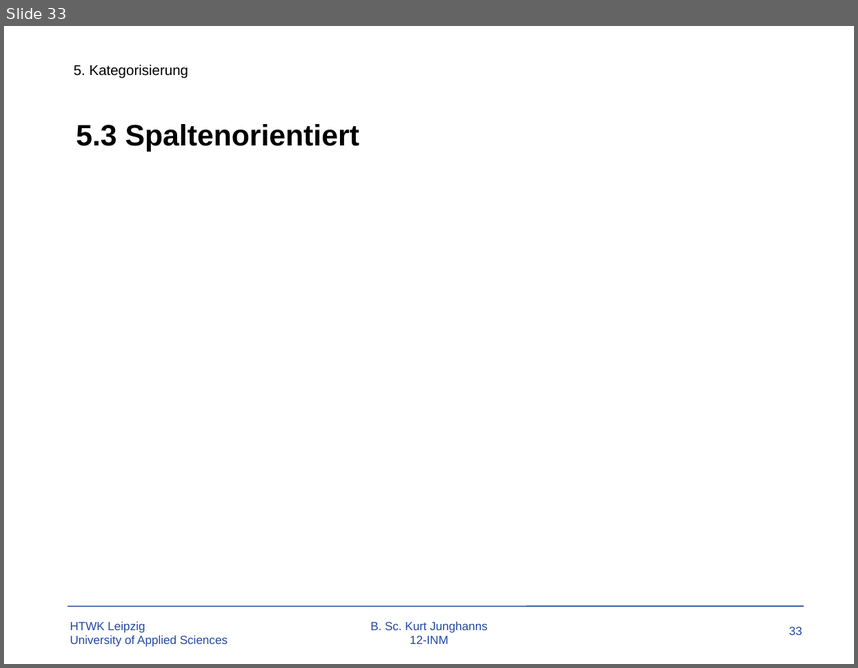
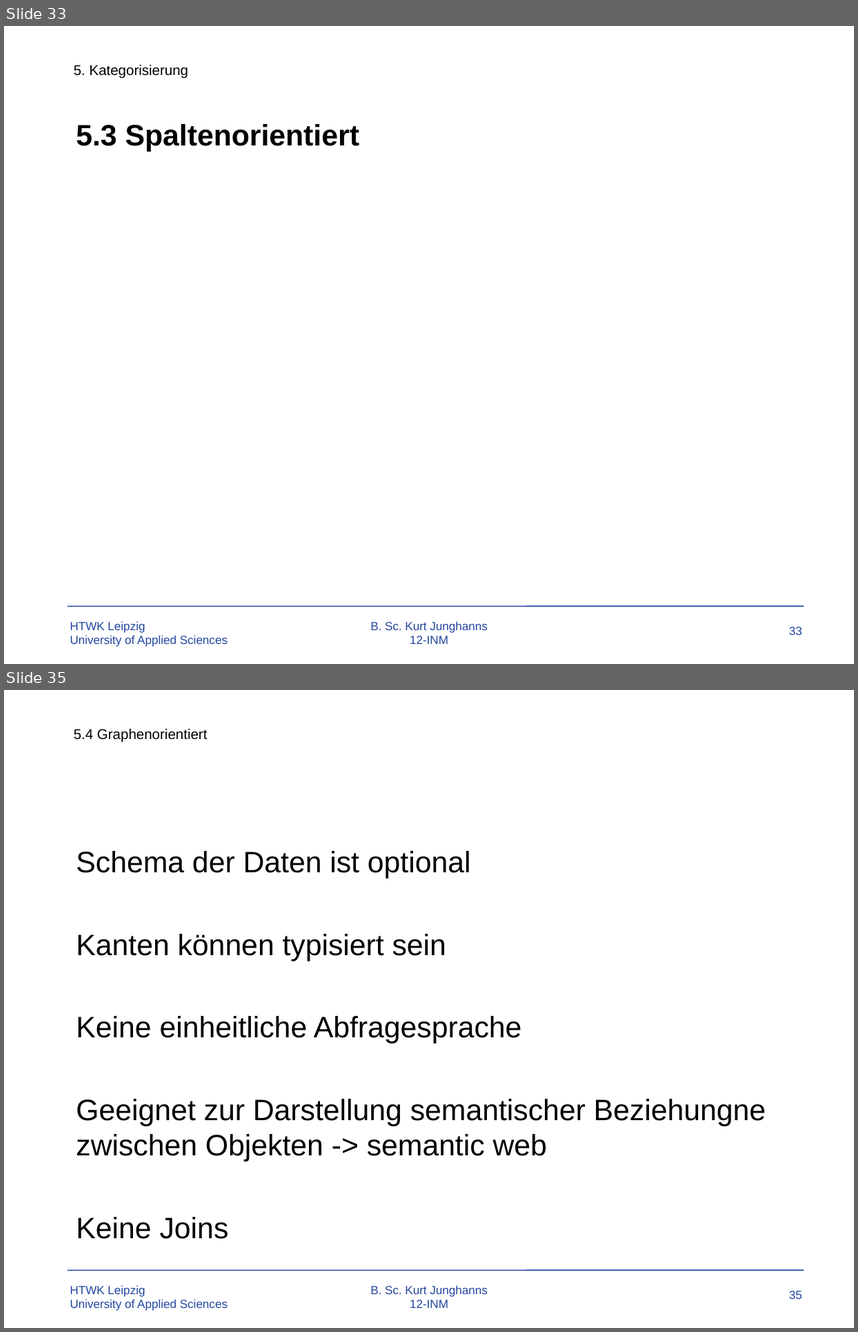
Before and after one commit to TBoonX/OS-Datenbanken, a slide deck: Praesentation.pptx. Shown one above the other, each under a label of ours: slide 33 before the commit, slides 33 and 35 after it; the slides between them are not shown. The pictures are 858x668 and 858x1332 pixels, drawn with LibreOffice and Linux fonts; fonts in the diff are those of the drawing; background and template pictures are left out. Boxes give left, top, right and bottom in pixels: in the first picture for what was removed or moved away, otherwise in the second. Text is boxed around its words. In the diff, an @@ line names an element or a change of style, - is before the commit and + after.

Commit message:
zwischenstand

```diff
--- a/Praesentation.pptx
+++ b/Praesentation.pptx
@@ slide 35 added at [4,690,854,1328], background #FFFFFF; not listed: 4 template elements that a slide beside it also shows @@
@@ text added at [74,729,207,742], 12 pt, text #000000 @@
+5.4 Graphenorientiert
@@ text added at [76,851,766,1239], 25 pt, text #000000 @@
+Schema der Daten ist optional
+Kanten können typisiert sein
+Keine einheitliche Abfragesprache
+Geeignet zur Darstellung semantischer Beziehungne zwischen Objekten -> semantic web
+Keine Joins
```
Also in this commit, not shown: 3 slides changed, 2 other files.
